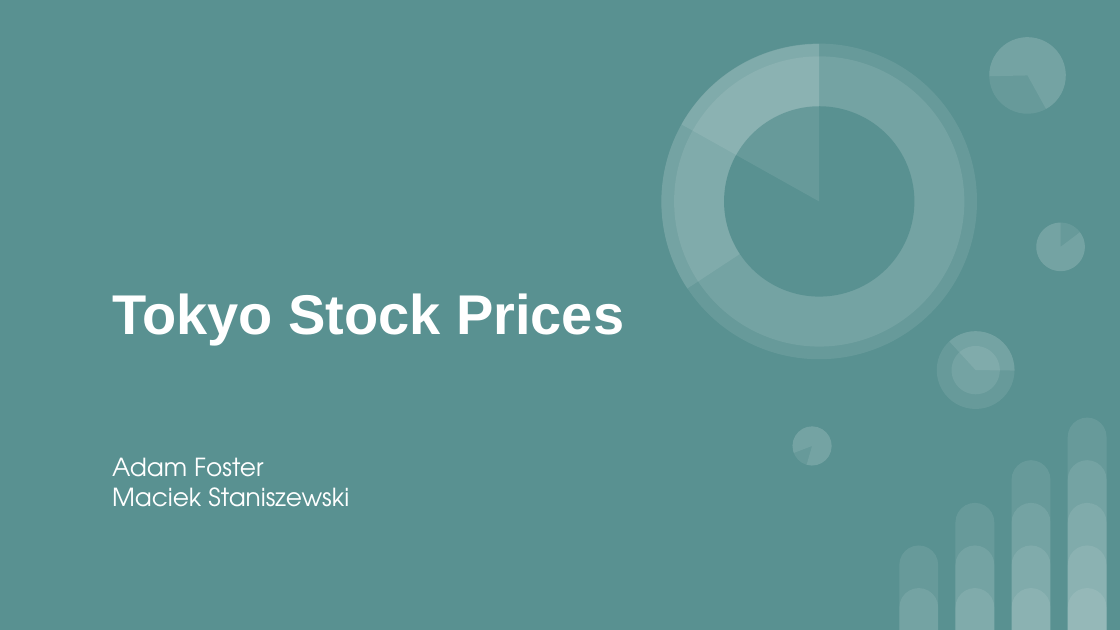
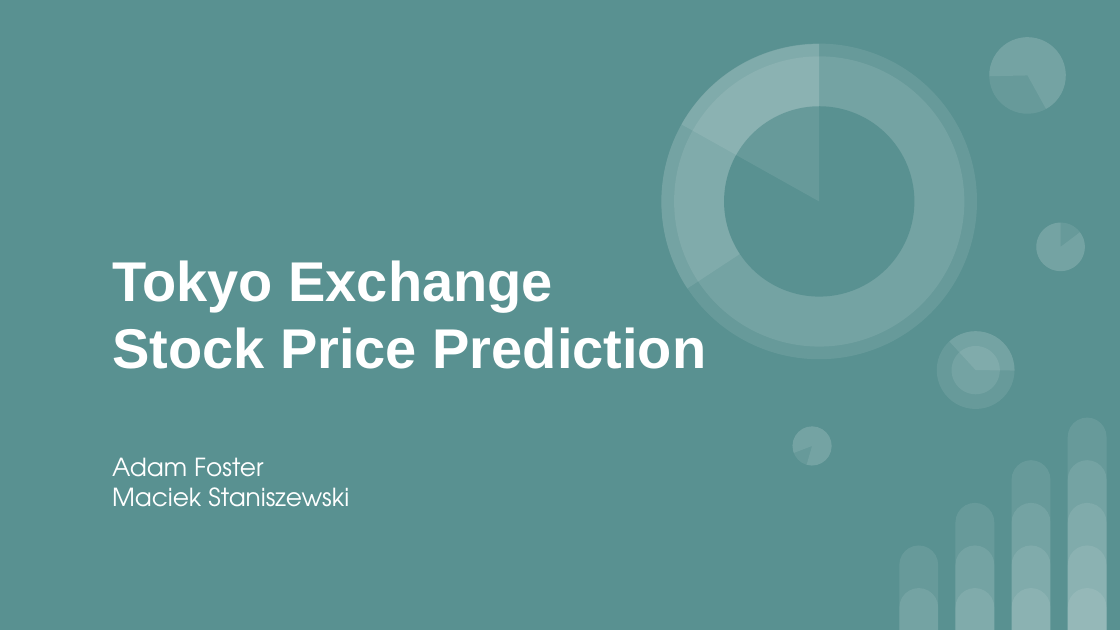
Before and after one commit to afoster28/ml_fin2, a slide deck: slide 1 of Tokyo Stock Exchange - A. Foster, M. Staniszewski.pptx. Drawn at 1120x630 pixels with LibreOffice and Linux fonts; fonts in the diff are those of the drawing. Boxes give left, top, right and bottom in pixels: in the first picture for what was removed or moved away, otherwise in the second. Text is boxed around its words. In the diff, an @@ line names an element or a change of style, - is before the commit and + after.

```diff
--- a/Tokyo Stock Exchange - A. Foster, M. Staniszewski.pptx
+++ b/Tokyo Stock Exchange - A. Foster, M. Staniszewski.pptx
@@ title at <box>112,260,707,369</box>: text changed @@
-Tokyo Stock Prices
+Tokyo Exchange Stock Price Prediction
```
Also in this commit, not shown: 5 other slides changed, 1 slide added, 1 other file.
